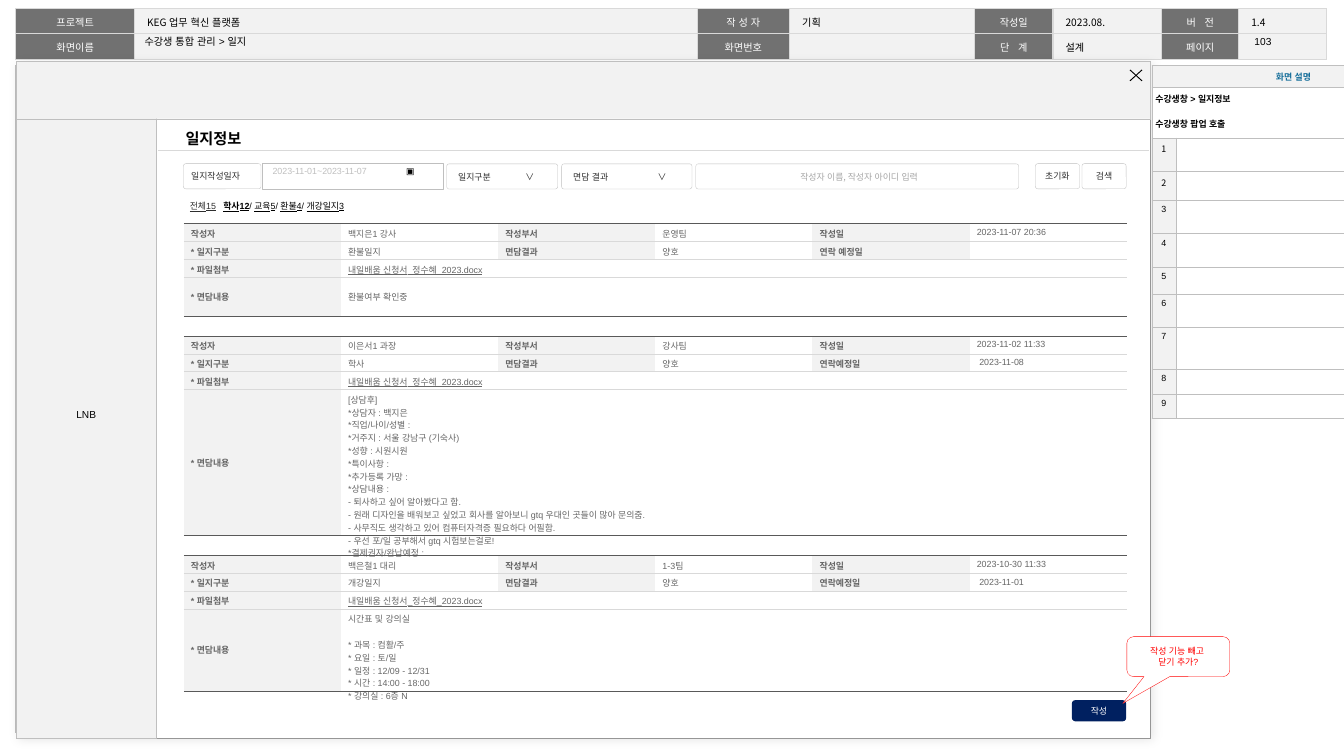
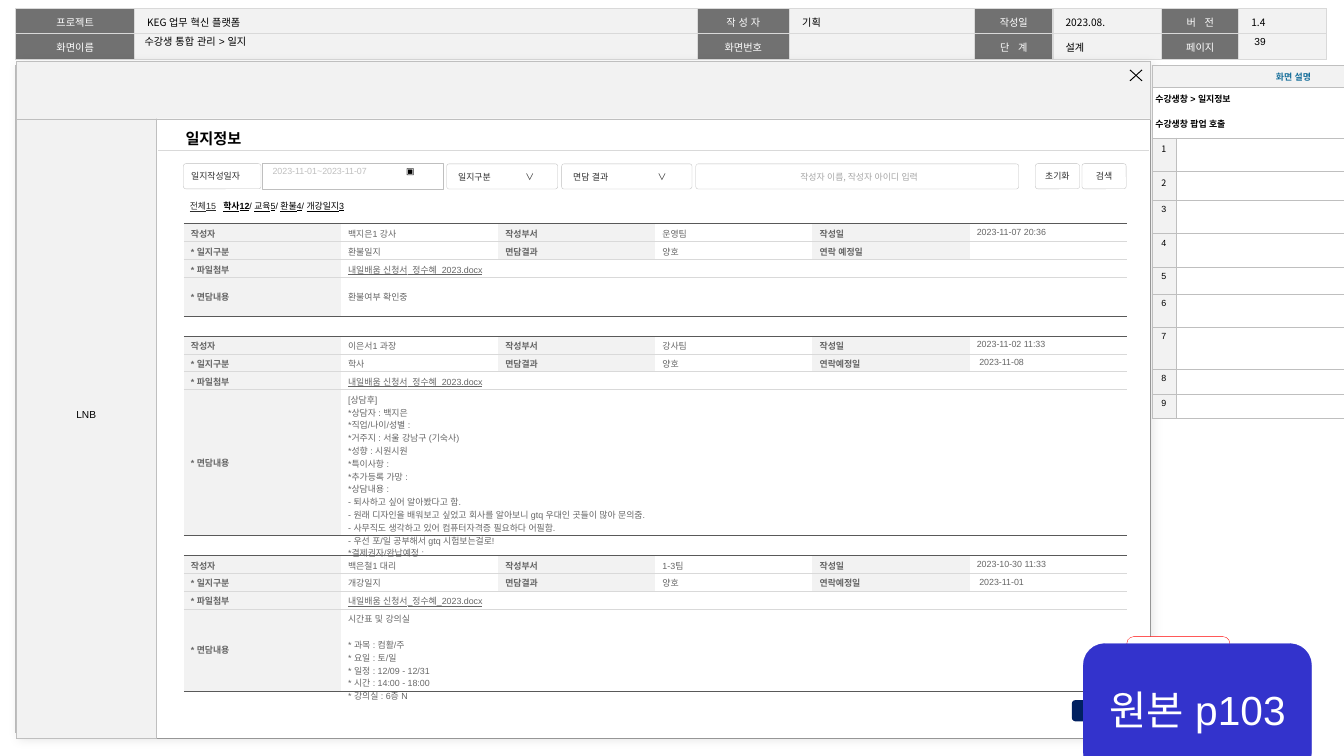
Before and after one commit to yangart/koreagroup, a slide deck: slide 40 of 플랫폼_기획서/12.멘토포탈/포탈_멘토포탈_05_pub.pptx (slide 104 before the commit). Drawn at 1344x756 pixels with LibreOffice and Linux fonts; fonts in the diff are those of the drawing; background and template pictures are left out. Boxes give left, top, right and bottom in pixels: in the first picture for what was removed or moved away, otherwise in the second. Text is boxed around its words. In the diff, an @@ line names an element or a change of style, - is before the commit and + after.

```diff
--- a/플랫폼_기획서/12.멘토포탈/포탈_멘토포탈_05_pub.pptx
+++ b/플랫폼_기획서/12.멘토포탈/포탈_멘토포탈_05_pub.pptx
@@ page number at [1254,38,1265,45]: text changed @@
-103
+39
@@ rounded rectangle added at [1083,644,1312,756], fill #3333CC, outline #3333CC 0.25 pt, 32 pt, text #FFFFFF @@
+원본 p103
```
Also in this commit, not shown: 40 other slides changed, 117 slides removed.
